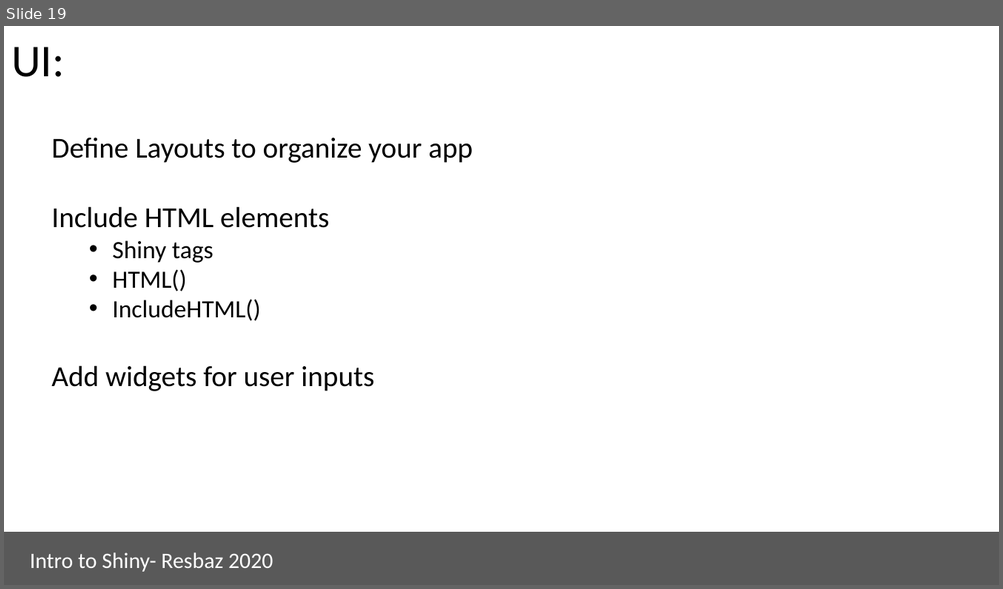
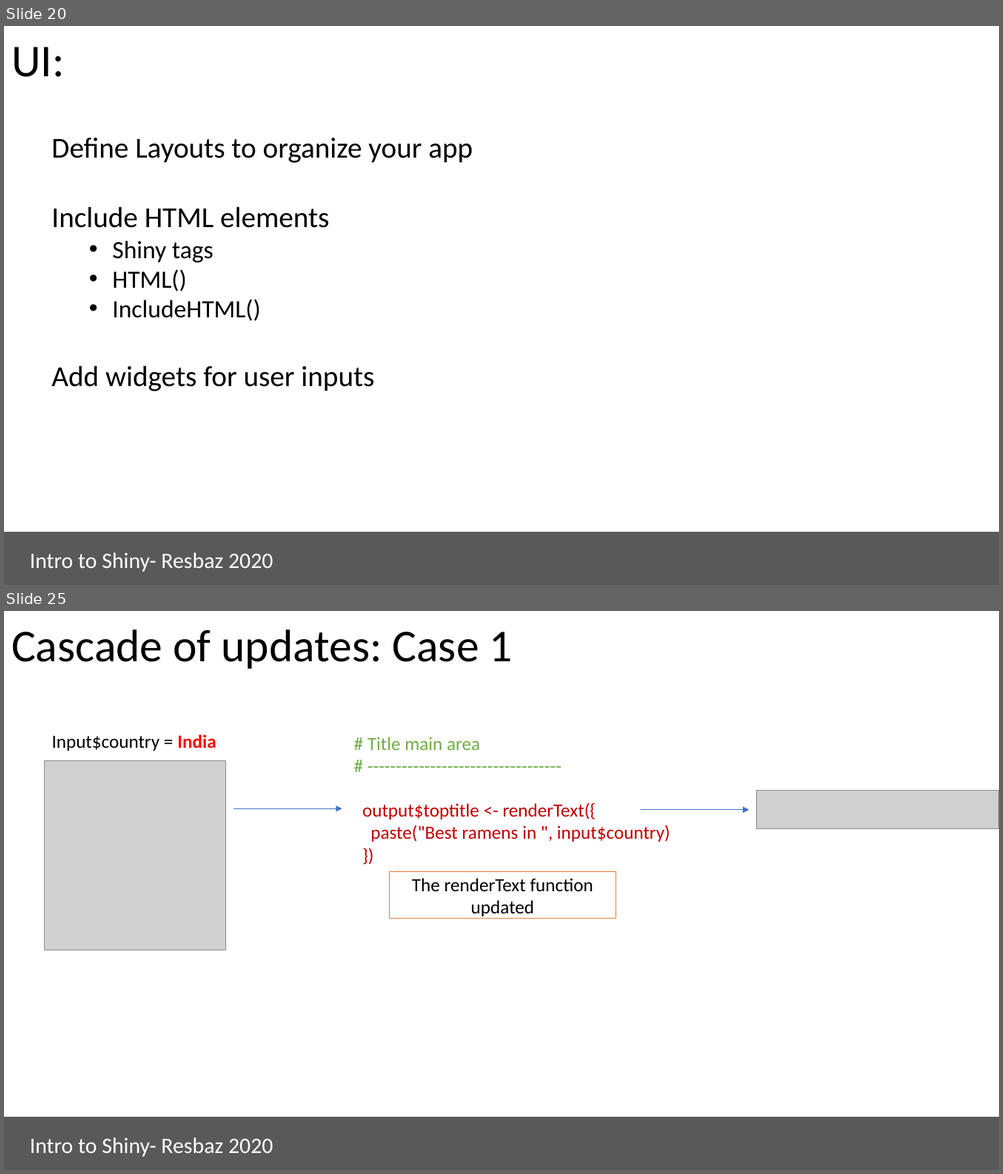
Before and after one commit to aponsero/Shiny_app_workshop_2020, a slide deck: Presentation/Presentation_slides.pptx. Shown one above the other, each under a label of ours: slide 19 before the commit, slides 20 and 25 after it; the slides between them are not shown. The pictures are 1003x589 and 1003x1174 pixels, drawn with LibreOffice and Linux fonts; fonts in the diff are those of the drawing; grey boxes stand for pictures. Boxes give left, top, right and bottom in pixels: in the first picture for what was removed or moved away, otherwise in the second. Text is boxed around its words. In the diff, an @@ line names an element or a change of style, - is before the commit and + after.

```diff
--- a/Presentation/Presentation_slides.pptx
+++ b/Presentation/Presentation_slides.pptx
@@ slide 25 added at [4, 611, 999, 1170], background #FFFFFF @@
@@ title added at [11, 629, 512, 669], 44 pt, text #000000 @@
+Cascade of updates: Case 1
@@ text added at [52, 735, 216, 751], 18 pt, text #000000 @@
+Input$country = India
@@ text added at [362, 737, 670, 842], 18 pt, text #C00000 @@
+# Title main area
+# ----------------------------------
+output$toptitle <- renderText({
+paste("Best ramens in ", input$country)
+})
@@ picture added at [44, 761, 225, 951] @@
@@ arrow added from (234, 809) to (342, 809), #4472C4 0.5 pt @@
@@ arrow added from (640, 810) to (748, 810), #4472C4 0.5 pt @@
@@ picture added at [756, 791, 999, 829] @@
@@ rectangle added at [390, 872, 616, 918], fill #FFFFFF, outline #ED7D31 1 pt, 18 pt, text #000000 @@
+The renderText function updated
@@ rectangle added at [4, 1119, 999, 1170], fill #595959, outline #595959 1 pt @@
@@ rectangle added at [22, 1128, 302, 1162], outline #595959 0.75 pt, 21.3 pt, text #FFFFFF @@
+Intro to Shiny- Resbaz 2020
@@ what was slide 19 is now slide 20 @@
```
Also in this commit, not shown: 19 other slides added, 1 other file.
